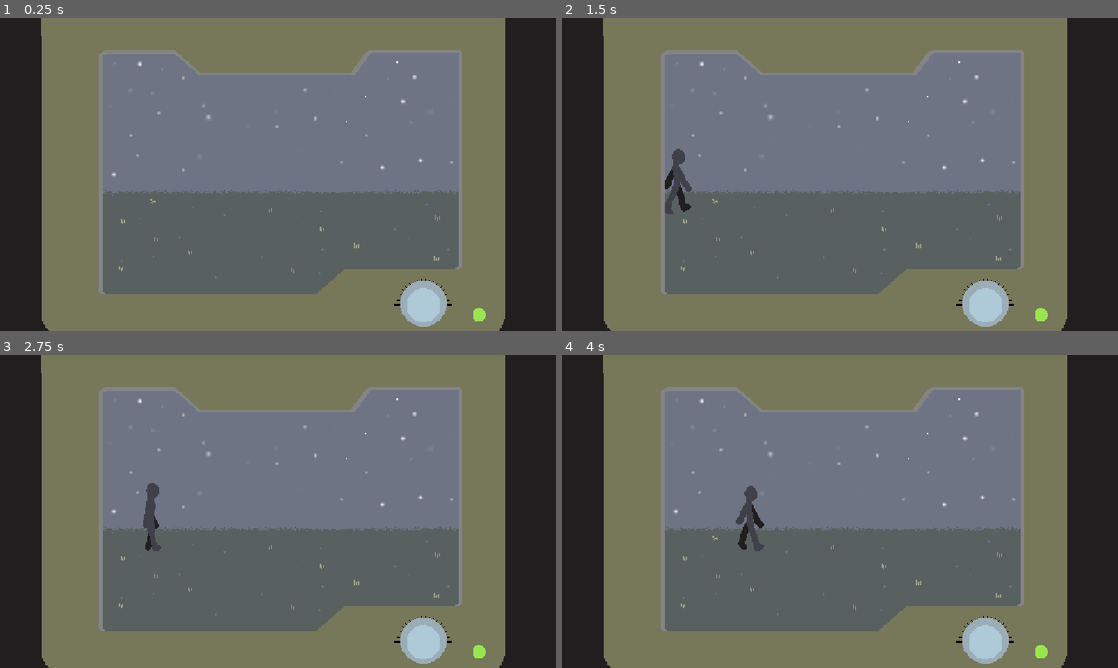
Above: before the commit, frames 1-4 (two rows, left to right).
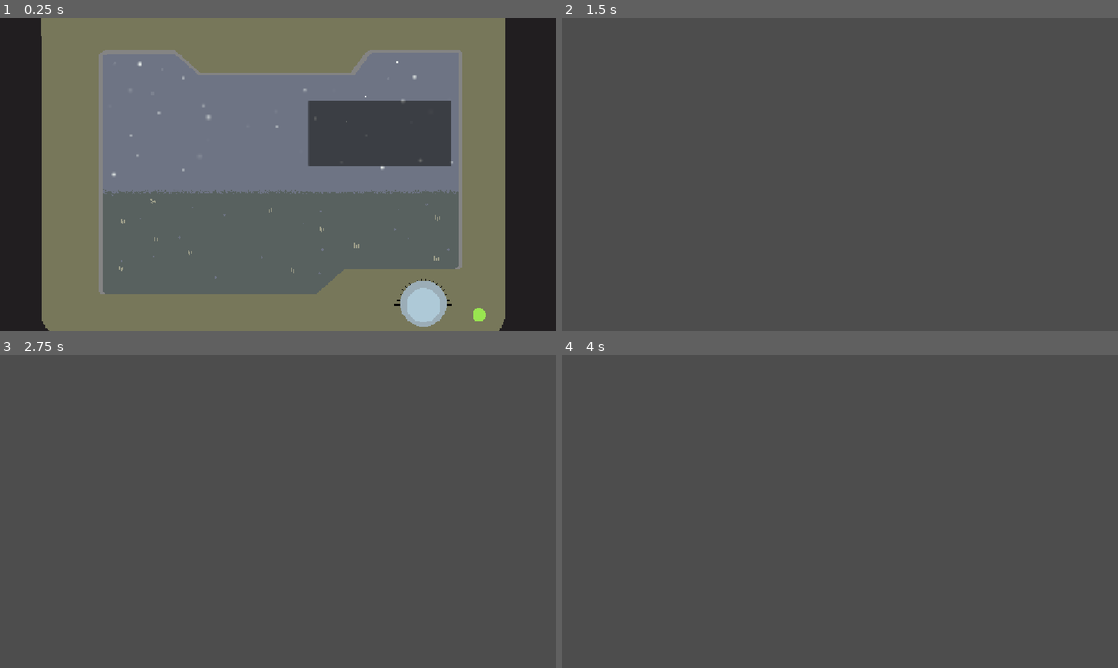
Above: after the commit, the same moments.

Repository: aleksify/little-brother
Game: Godot game, scene res://channel_scene.tscn
Same seed, same stepped clock (60 frames per second), same inputs: the game is played once before the commit and once after it.
Inputs (mouse positions are in pixels of both pictures, inside the frame that each line leads up to):
- Up to frame 1 (0.25 s): no input
- Up to frame 2 (1.5 s): click (940, 133) at 0.52 s; move the mouse to (962, 158) at 1.27 s
- Up to frame 3 (2.75 s): move the mouse to (166, 527) at 2.02 s
- Up to frame 4 (4 s): move the mouse to (895, 442) at 2.77 s; move the mouse to (812, 574) at 3.52 s

The runs differ from the first frame. In frame 1, 5.4% of the frame differs, in the area x 55-82%, y 26-48%; in frame 2, 81%; in frame 3, 81%; in frame 4, 81%, in the area x 0-100%, y 0-100%.
Error after the commit: Invalid access to property or key 'root' on a base object of type 'null instance'. (res://Scripts/channel_scene.gd:42)

Commit message:
add test preload scene

Diff:
--- /dev/null
+++ b/Scripts/button.gd
@@ -0,0 +1,18 @@
+extends Button
+
+
+@onready var channel_scene: Node2D = get_parent()
+
+
+# Called when the node enters the scene tree for the first time.
+func _ready() -> void:
+	pass # Replace with function body.
+
+
+# Called every frame. 'delta' is the elapsed time since the previous frame.
+func _process(delta: float) -> void:
+	pass
+
+
+func _on_pressed() -> void:
+	channel_scene.go_to_second()
--- a/Scripts/channel_scene.gd
+++ b/Scripts/channel_scene.gd
@@ -28,3 +28,21 @@
 # Called every frame. 'delta' is the elapsed time since the previous frame.
 func _process(delta: float) -> void:
 	pass
+
+
+var saved_first_scene: Node
+
+func go_to_second():
+	var current = get_tree().current_scene
+	print(current)
+	get_tree().root.remove_child(current)
+	var second_scene = preload("res://2nd_scene.tscn")
+	var scene_instance = second_scene.instantiate()
+	print(get_tree())
+	get_tree().root.add_child(scene_instance)
+	get_tree().current_scene = scene_instance
+
+func return_to_main():
+	get_tree().current_scene.queue_free()
+	get_tree().root.add_child(saved_first_scene)
+	get_tree().current_scene = saved_first_scene
--- a/channel_scene.tscn
+++ b/channel_scene.tscn
@@ -7,6 +7,7 @@
 [ext_resource type="Script" uid="uid://dfopfcx3ptnkb" path="res://Scripts/move_animatedsprite2d.gd" id="4_brgx3"]
 [ext_resource type="Script" uid="uid://uj54vskh0u0j" path="res://Scripts/stop_walking.gd" id="6_nvqim"]
 [ext_resource type="Script" uid="uid://fb2g7bgyb22l" path="res://Scripts/perform_anim.gd" id="7_kyeww"]
+[ext_resource type="Script" uid="uid://30pwlnpb7g7t" path="res://Scripts/button.gd" id="8_opyxs"]
 
 [sub_resource type="AtlasTexture" id="AtlasTexture_x5o26"]
 atlas = ExtResource("3_ykaf8")
@@ -385,7 +386,8 @@
 
 [node name="Character2" type="AnimatedSprite2D" parent="." unique_id=1823942012]
 position = Vector2(-700, 0)
-scale = Vector2(-3, 3)
+rotation = 3.1415927
+scale = Vector2(3, -3)
 sprite_frames = SubResource("SpriteFrames_xyql7")
 animation = &"talking"
 script = ExtResource("4_brgx3")
@@ -429,6 +431,14 @@
 scale = Vector2(12, 55)
 shape = SubResource("RectangleShape2D_avhti")
 
+[node name="Button" type="Button" parent="." unique_id=890922671]
+offset_left = 105.0
+offset_top = -254.0
+offset_right = 598.0
+offset_bottom = -29.0
+script = ExtResource("8_opyxs")
+
 [connection signal="area_entered" from="Area2D" to="Area2D" method="_on_area_entered"]
 [connection signal="area_entered" from="Area2D2" to="Area2D2" method="_on_area_entered"]
 [connection signal="area_entered" from="Area2D3" to="Area2D3" method="_on_area_entered"]
+[connection signal="pressed" from="Button" to="Button" method="_on_pressed"]
Not shown, added: Scripts/button.gd.uid
